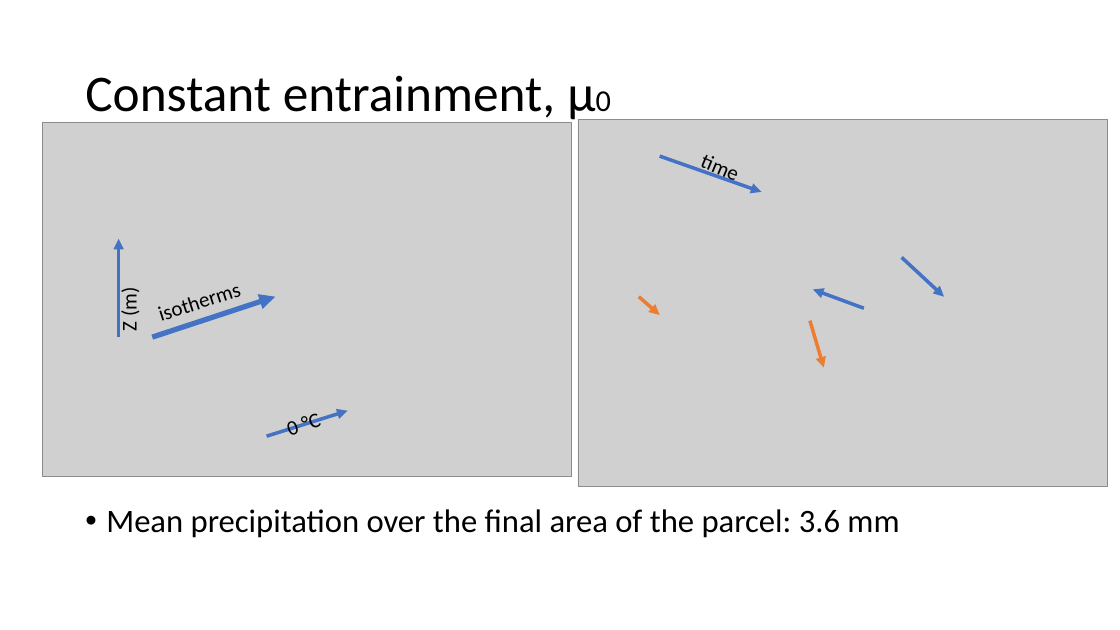
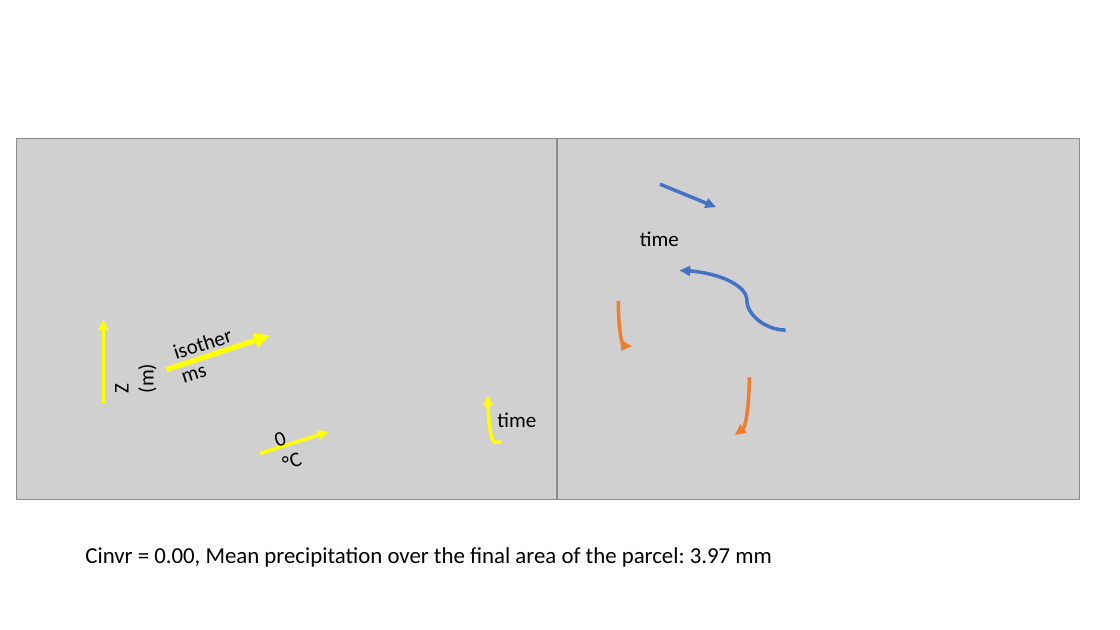
Before and after one commit to meteoNL/CloudParcelModel_SOACproject, a slide deck: slide 8 of model_representation.pptx. Drawn at 1120x630 pixels with LibreOffice and Linux fonts; fonts in the diff are those of the drawing; grey boxes stand for pictures. Boxes give left, top, right and bottom in pixels: in the first picture for what was removed or moved away, otherwise in the second. Text is boxed around its words. In the diff, an @@ line names an element or a change of style, - is before the commit and + after.

```diff
--- a/model_representation.pptx
+++ b/model_representation.pptx
@@ title removed at (85,75,555,123) @@
-Constant entrainment, μ0
@@ picture: place and size @@
-picture at (42,123,571,476)
+picture at (17,139,557,500)
@@ picture: place and size @@
-picture at (578,120,1107,486)
+picture at (558,139,1080,500)
@@ arrow moved from (660, 156) - (761, 192) to (660, 184) - (716, 208) @@
@@ text "time": place and size @@
-text "time" at (689,141,754,194)
+text "time" at (640,231,679,246)
@@ text "time" at (640,231,679,246): rotation 22 to 0 degrees @@
@@ arrow removed from (902, 257) to (944, 297) @@
@@ arrow removed from (639, 297) to (660, 315) @@
@@ curved arrow added from (786, 330) to (680, 271), #4472C4 3 pt @@
@@ arrow removed from (864, 308) to (813, 290) @@
@@ arrow moved from (118, 337) - (118, 239) to (103, 402) - (103, 320) @@
@@ arrow (103, 402) - (103, 320): stroke #4472C4 3 pt to #FFFF00 3 pt @@
@@ text "isotherms" rewrapped from (146,269,254,332) to (161,312,252,365) @@
@@ curved arrow added from (618, 301) to (632, 346), #ED7D31 3 pt @@
@@ arrow removed from (810, 321) to (824, 368) @@
@@ text "Z (m)" rewrapped from (117,290,143,331) to (109,366,160,393) @@
@@ arrow moved from (152, 337) - (276, 297) to (166, 370) - (271, 335) @@
@@ arrow (166, 370) - (271, 335): stroke #4472C4 4.5 pt to #FFFF00 4.5 pt @@
@@ curved arrow added from (749, 377) to (735, 435), #ED7D31 3 pt @@
@@ text "0 °C" rewrapped from (290,413,322,435) to (277,432,303,467) @@
@@ curved arrow added from (502, 443) to (488, 396), #FFFF00 3 pt @@
@@ text added at (497,412,536,427), 18 pt, text #000000 @@
+time
@@ arrow moved from (266, 436) - (348, 411) to (260, 454) - (329, 432) @@
@@ arrow (260, 454) - (329, 432): stroke #4472C4 3 pt to #FFFF00 3 pt @@
@@ text at (85,547,771,567): text changed; size 28 to 19.6 pt @@
-• Mean precipitation over the final area of the parcel: 3.6 mm
+Cinvr = 0.00, Mean precipitation over the final area of the parcel: 3.97 mm
```
Also in this commit, not shown: 6 other slides changed, 1 slide added, 2 slides removed, 1 other file.
